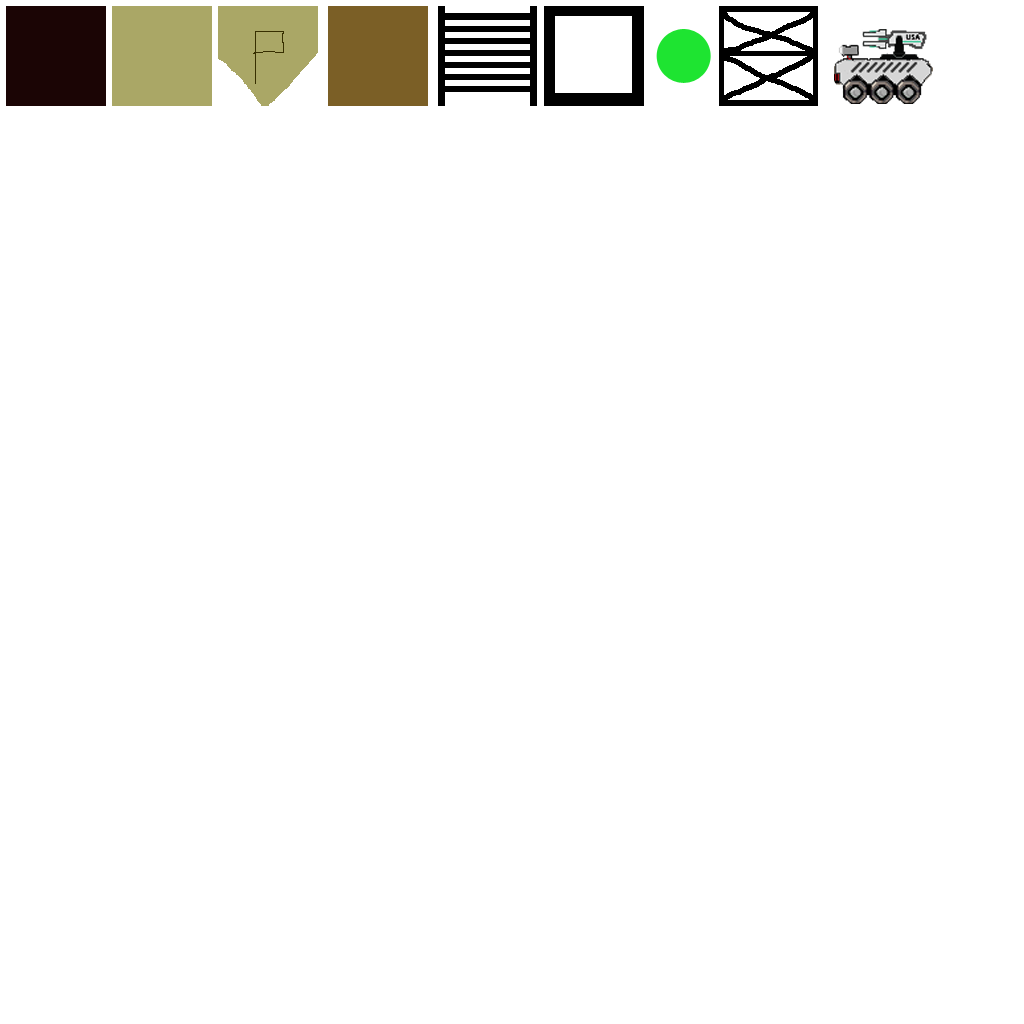
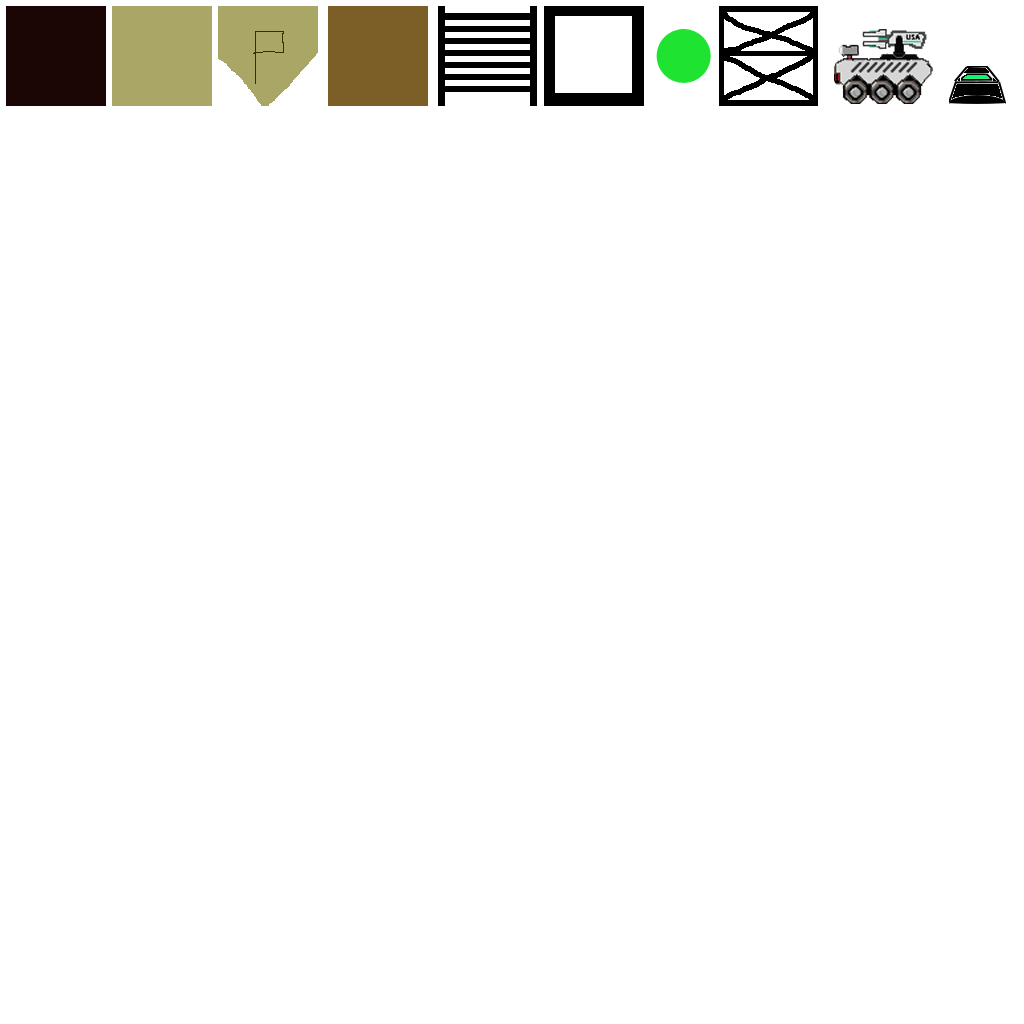
Layer changes from the first (1024, 1024) image to the second:
added layer "Layer 1" above "New Player" over [left=949, top=66, right=1006, bottom=104]
